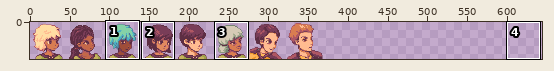
Two states of a sprite sheet, solidarity/images/solidarity_char_portraits.png. The first picture is a wide view before the edit; the outline marks the close-up.
Close-up. Old version:
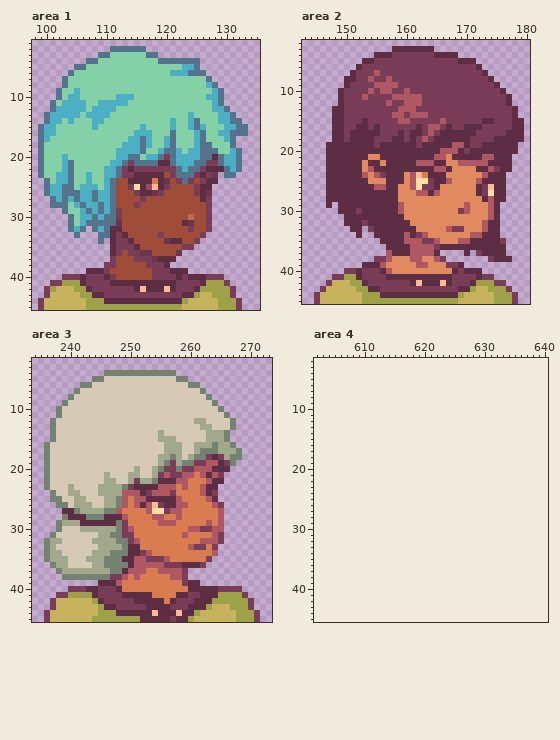
The file is 368x46 pixels. Shown: area 1: x 98..135, y 1..45; area 2: x 143..180, y 2..45; area 3: x 234..273, y 2..45; area 4: x 602..640, y 2..45. The old version is drawn lined up with the new one, on the new canvas. The commit also changed other parts of the picture, which this record leaves out.
The result:
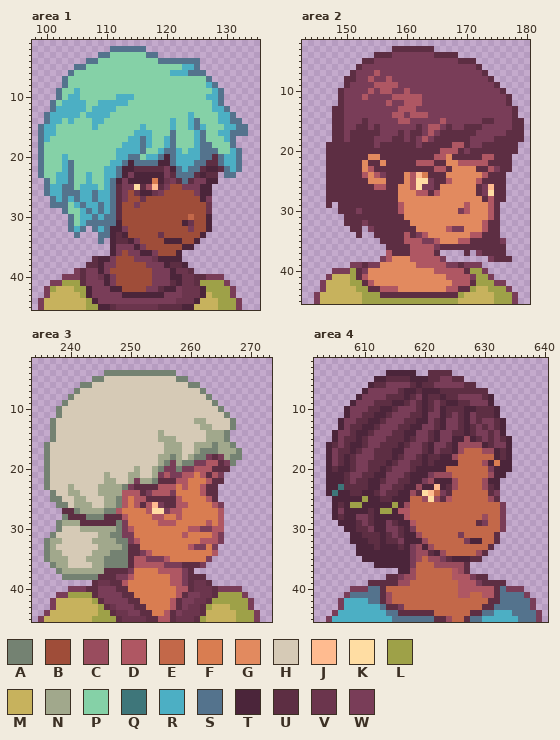
Palette (. is transparent): A #748272  B #9f4d39  C #994c5e  D #af5763  E #c36849  F #d97d51  G #e28a5f  H #d6cab6  J #ffbb90  K #ffdda3  L #9ea148  M #c7b25d  N #a1a88c  P #85d1a7  Q #3e767a  R #4cafc4  S #54738d  T #4b253a  U #5d2e43  V #6b354d  W #793d58
The exact change:
canvas 368x46 -> 644x46
--- area 1
@@ x 98..135 @@
 19 .SPPPPPPPPPPPPRRRRSPPRSSRPRRSSSPPRS...
-20 .SPPPRPPPPPPPPRRSSPRRSWSRRRRSSUSRRS...
-21 .SPPPRSPPPPPPRRSWSSSSUUSRRRSSWWSRRS...
-22 .SPPPRSPPPPPRRSWUWWWWWWWSRSSWUUUSRS...
-23 .SPPRRSPPRPPRRSWWUUUUUBWSSSWUWV.SS....
-24 ..SPRRSPPRPPRSBBUUUUFUVBWSWBWUU.......
-25 ..SRRSSPRRRPRSBBWKUCJUWBBBBWUU........
-26 ..SRRSSSRRSRRSBBBWUUVWBBBBBWUV........
-27 ...SRSRSRRSRRSBBBBWBBBBBBBBBUW........
-28 ...SSSPRSRRSRSBBBWBBBBBBBBBBBW........
-29 .....SPPRSRSRSWBBBBBBBBBBBBBBW........
-30 ......SPRRSRSSWBBBBBBBBBBBEBBW........
-31 ......SPRSSSSSVBBBBBBBBBBUVBBW........
-32 ......SRS.SRSUUBBBBBBBBBBBWBBW........
-33 .......S...SSUWUBBBBBWBBBBBBW.........
-34 ...........S.UWWUBBBBBVUUBBW..........
-35 .............UWWWUBBBBBBBWW...........
-36 .............UWBWWVVBBBBV.............
-37 .............WBBBWWWVUUU..............
-38 ............WWBBBBBWWWU...............
-39 .........UUUWBBBBBBBWWWUUU............
-40 .....WWWUWWWUWBBBBBBWWWWUWUUUWWW......
-41 ...WWLLLUWWWWUUUUUUUUUUUWWWWULLLW.....
-42 ..WLMMMLLUWWWWWWWUJUUUJUWWWULLLLLW....
-43 ..WMMMMMLLUUWWWWWWWWWWWWWUULMMLLLW....
-44 .WMMMMMMMLLLUUUUUUUUUUUUULMMMMMLLLW...
-45 .WMMMMMMMLLLLLLLLLLLLLLLLMMMMMMLLLW...
+20 .SPPPRPPPPPPPPRRSSPRRSTSRRRRSSUSRRS...
+21 .SPPPRSPPPPPPRRSTSSSSTTSRRRSSUUSRRS...
+22 .SPPPRSPPPPPRRSTTUUUUUWTSRSSUTTUSRS...
+23 .SPPRRSPPRPPRRSTWTTTTTWUSSSUTUU.SS....
+24 ..SPRRSPPRPPRSTWTTTTFTVWUSUWWTT.......
+25 ..SRRSSPRRRPRSUWWKUCJUWBBWWWTT........
+26 ..SRRSSSRRSRRSUWBVTTVWBBBBBWTT........
+27 ...SRSRSRRSRRSUWBBVBBBBBBBBBTW........
+28 ...SSSPRSRRSRSUBBWBBBBBBBBBBBV........
+29 .....SPPRSRSRSUBBBBBBBBBBBBBBV........
+30 ......SPRRSRSSUBBBBBBBBBBBEBBT........
+31 ......SPRSSSSSTBBBBBBBBBBTVBBT........
+32 ......SRS.SRSTTWBBBBBBBBBBWBBT........
+33 .......S...SSTUTBBBBBVBBBBBBT.........
+34 ...........S.TUUTWBBBBTTTBBT..........
+35 .............TWWWTWBBBBBBTT...........
+36 .............TWBWWTTWBBBT.............
+37 ..........UTTWBBBWWWVTTTT.............
+38 .........UUTWWBBBBBWWWTUUT............
+39 .......WUWWTWBBBBBBBWWWTVVU...........
+40 .....WWWUWWVTWBBBBBBWWWTTVVUUWWW......
+41 ...WWLLLUWWWTWBBBBBBWWWUTVVULLLLW.....
+42 ..WLMMMLLTWWWTTBBBBWWUTTWVVVTLLLLW....
+43 ..WMMMMMLTWWWWWTTTTTTTWWWVVVTMLLLW....
+44 .WMMMMMMMLTWWWWWWWWWWWWWVVVTMMMLLLW...
+45 .WMMMMMMMLLTTUVVVVVVVUUUUTTMMMMLLLW...
--- area 2
@@ x 143..180 @@
 37 ..............DUUUDDDDU....U.WUUUU....
-38 ............WWDGGGDDGGDW.......WUUU...
-39 ..........UUUDGGGGGDDGGGWWU...........
-40 .......WWUWWWUDGGGGGGGGGGUWUUU........
-41 .....WWLLUWWWWUUUUUUUUUUUWWWWUWW......
-42 ....WMMMLLUWWWWWWWUJUUUJUWWWULLLWW....
-43 ...WMMMMMLLUUWWWWWWWWWWWWWUULMMLLLW...
+38 .............WDGGGDDDDDW.......WUUU...
+39 ........WWUWWGGGGGGDDDDDWWUWWW........
+40 .....WWWLUWGGGGGGGGGGGDDDDDULLW.......
+41 ....WMMMLUDGGGGGGGGGGGGGDDDDWLLW......
+42 ...WMMMMLLUDGGGGGGGGGGGGGDDDULLLWW....
+43 ...WMMMMMLLUUDDDGGGGGGGGDDUULMMLLLW...
 44 ..WMMMMMMMLLLUUUUUUUUUUUUULMMMMMLLLW..
--- area 3
@@ x 262..266 @@
 23 DUU..
-24 DUW..
+24 DUU..
 25 FDU..
@@ x 234..273 @@
 34 ..ANNHHHHHNNNAAAUUWDFFFFFFFFFFD.........
-35 ..ANNNHHHNNNAAAUUDDWWWDFFFFFFW..........
+35 ..ANNNHHHNNNAAAAUDDWWWDFFFFFFW..........
 36 ...ANNHHHHNNAAAAUDDDDDWWWUUUW...........
-37 ....ANNNNNNNNAAUDDDFFDDDDW..............
-38 .....AAAAAAAAWWDFDFFFFFDDW..............
-39 ...........UUUDFFFFFFFFFFWUU............
-40 ......WWWUUWWWUFFFFFFFFFFFUUUUUWWWW.....
-41 ....WWLLLLUWWWWUUUUUFFFFUUWWUUULLLLW....
-42 ...WMMMMMMLUWWWWWUUUUUFUWWWUUULLLLLLW...
-43 ...WMMMMMMMLUUWWWWWUUUUWWWUUULMMMLLLW...
-44 ..WMMMMMMMMLLLUUUUUUJUUUJUULMMMMMMLLLW..
-45 ..WMMMMMMMLLLLLLLLUUUUUWUULMMMMMMMLLLW..
+37 ....ANNNNNNNUUUUWFFFFDDDDWU.............
+38 .....AAAAAAUUUWWDFFFFFFDDWUUU...........
+39 ..........UVVUUDFFFFFFFDDWUVVU..........
+40 ......WWWUUWWWUUFFFFFFFFDDUVVVUWWWW.....
+41 ....WWLLLLUWWWWUUFFFFFFFDUWWVVULLLLW....
+42 ...WMMMMMMLUWWWWUUFFFFFDUWWVVULLLLLLW...
+43 ...WMMMMMMMLUVWWWUUFFFFDUWVVULMMMLLLW...
+44 ..WMMMMMMMMLLUVVWWUUFFDUWVVVUMMMMMLLLW..
+45 .WMMMMMMMMLLLLUVVVVUUDDUVVVULMMMMMLLLW..
--- area 4
@@ x 602..640 @@
  3 .......................................
- 4 .......................................
- 5 .......................................
- 6 .......................................
- 7 .......................................
- 8 .......................................
- 9 .......................................
-10 .......................................
-11 .......................................
-12 .......................................
-13 .......................................
-14 .......................................
-15 .......................................
-16 .......................................
-17 .......................................
-18 .......................................
-19 .......................................
-20 .......................................
-21 .......................................
-22 .......................................
-23 .......................................
-24 .......................................
-25 .......................................
-26 .......................................
-27 .......................................
-28 .......................................
-29 .......................................
-30 .......................................
-31 .......................................
-32 .......................................
-33 .......................................
-34 .......................................
-35 .......................................
-36 .......................................
-37 .......................................
-38 .......................................
-39 .......................................
-40 .......................................
-41 .......................................
-42 .......................................
-43 .......................................
-44 .......................................
-45 .......................................
+ 4 ............TTTTT..UUUU................
+ 5 ..........TTUUUUTTTUUWWUU..............
+ 6 .........TUUWWWWUTUUWWWWWUU............
+ 7 ........TWWWWWUTTUTTTUUUUUUUU..........
+ 8 .......TWWWWUUUTUWTUUTUUWWWWUT.........
+ 9 ......TWWWUUUTTUWUTUWUTTUUWWWT.........
+10 .....TWWWUUTTUWWWUTUWTUUUTTUUUT........
+11 .....TWWUUTTUWWWUUTWWTUWUTWUUUT........
+12 ....TWWUUTTUWWWUUTTWUTWWUTWUWWUT.......
+13 ....TWUUTTUWWWUUTTWWUTWWUTUWUWUT.......
+14 ...TWWUTTUWWWUUTTWWUTWWUUTUWWUWT.......
+15 ...TWUUTUWWWUUUTUWWUTWWTTCTUWUWUT......
+16 ..TUWUTTUWWUUUTUWWUTWWUTCCCCTUWWT......
+17 ..TWUUTUWWUUUTTWWWUTWUUTCEEECCTUT......
+18 ..TWUTUWWWUUUTUWWUTUUTTCEEEEEETUT......
+19 ..TWUTUWWUUUTUWWUUTUTTTTEEEECTFTT......
+20 ..TUTTUWWUUTUWWWUTTTTTEEEEEEEWTTT......
+21 ..TTTUWWUUTTWWWUTTTWCCCEEEEEECTT.......
+22 ..TTTUWUUTTUWWUUTTWCTTTCEEEECTT........
+23 ..TTQUUUUTTWWUUTTCTTJTUCEEEECUT........
+24 ..TQTTUUTTUWUUTTCUKJEWUEEEEEEUW........
+25 ...TTTTTLTTUUTTTEECKCUDEEEEEECU........
+26 ...TUTLLTTTTTLTCEEEEEEEEEEEEEEEW.......
+27 ...TWTTTTUTLLTDDEEEEEEEEEEEEEEEW.......
+28 ...TUTTWWUTTTTTDEEEEEEEEEEEECEEW.......
+29 ....TTTUWUTTWUTTDEEEEEEEEEEUWEEW.......
+30 .....TTUUWTTWWUTWEEEEEEEEEEEEEEW.......
+31 ......TTUUUTUWUTTCEEEEEEWEEEEEU........
+32 ......TTTUUTUUWTTTCEEEEEEWTTEEU........
+33 .......TTTUTTTUTWCTCEEEEEEEEEU.........
+34 .......TTTTTTTTTWCCUTCEEEEECU..........
+35 ........TTTTTTTTWCECCWUTTTUU...........
+36 ..........TTTTTTWEEECCCCCU.............
+37 ..............TTCEEEEEEDCU.............
+38 ............UUWCCEEEEEEDDDWUU..........
+39 .........UUUUUCCEEEEEEEEDDDWUUUU.......
+40 ......WWWSSUEEEEEEEEEEEEDDDDDDUSWWW....
+41 .....WSSSSSUCEEEEEEEEEEEDDEEDDUSSSSW...
+42 ....WRRRRSSUCEEEEEEEEEEEEEEEEUUSSSSSW..
+43 ....WRRRRRRSUUWEEEEEEEEEEEEEUUSSSSSSW..
+44 ...WRRRRRRRRSSUUUUUUEEEEEEUUSSRRRSSSSW.
+45 ..WRRRRRRRRRRSSSSSSSUUCEEUSSRRRRRRSSSW.
Boxes around the changes in both close-ups, in picture pixels (x1, y1, x2, y2):
changed: (74, 154, 218, 310)
changed: (320, 256, 488, 292)
changed: (212, 490, 218, 496)
changed: (92, 556, 212, 622)
changed: (38, 616, 50, 622)
added: (326, 370, 542, 622)
